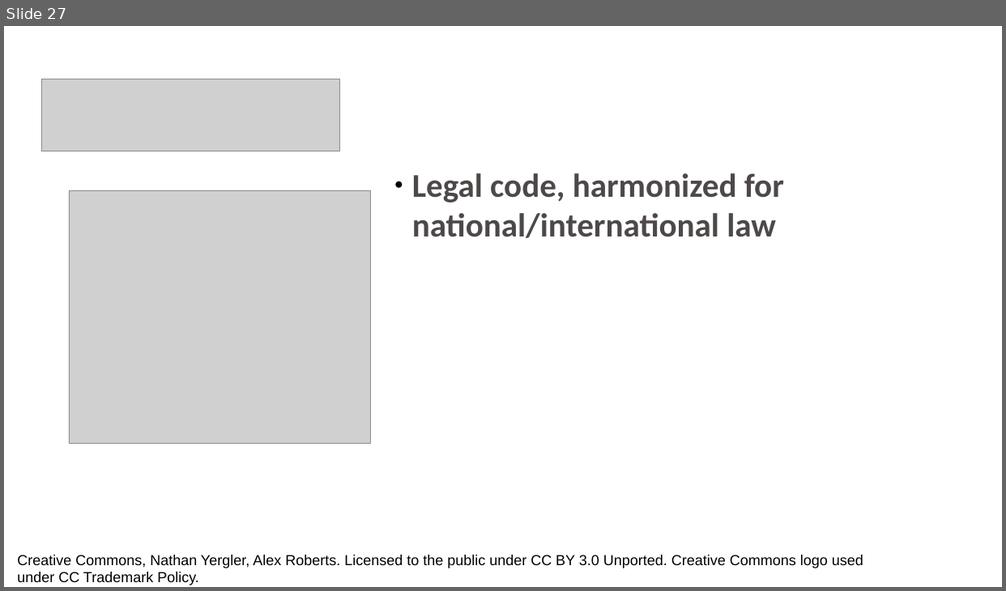
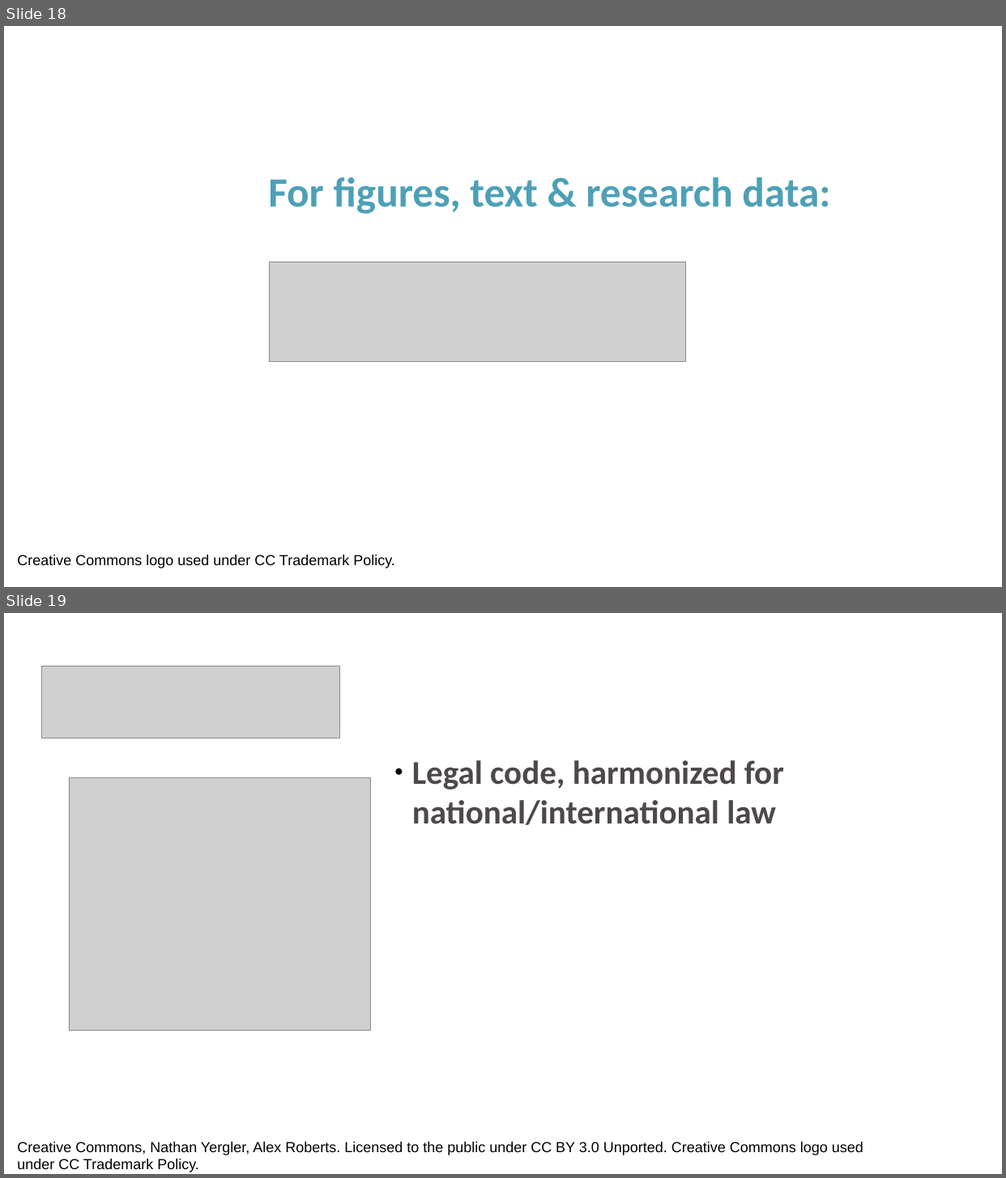
Before and after one commit to ELIXIR-Norway-Training/DMP-writing-workshop, a slide deck: 2021-04-22_UiB_06_Licensing.odp. Shown one above the other, each under a label of ours: slide 27 before the commit, slides 18 and 19 after it. The pictures are 1006x591 and 1006x1178 pixels, drawn with LibreOffice and Linux fonts; fonts in the diff are those of the drawing; grey boxes stand for pictures. Boxes give left, top, right and bottom in pixels: in the first picture for what was removed or moved away, otherwise in the second. Text is boxed around its words. In the diff, an @@ line names an element or a change of style, - is before the commit and + after.

```diff
--- a/2021-04-22_UiB_06_Licensing.odp
+++ b/2021-04-22_UiB_06_Licensing.odp
@@ slide 18 added at (x1=4, y1=26, x2=1002, y2=587), background #FFFFFF @@
@@ text added at (x1=268, y1=177, x2=830, y2=214), 40 pt, text #4EA0B7, bold @@
+For figures, text & research data:
@@ picture added at (x1=269, y1=262, x2=685, y2=362) @@
@@ text added at (x1=17, y1=555, x2=395, y2=569), 14 pt, text #000000 @@
+Creative Commons logo used under CC Trademark Policy.
@@ what was slide 27 is now slide 19 @@
```
Also in this commit, not shown: 3 slides changed, 5 other slides added, 1 slide removed, 1 other file.
